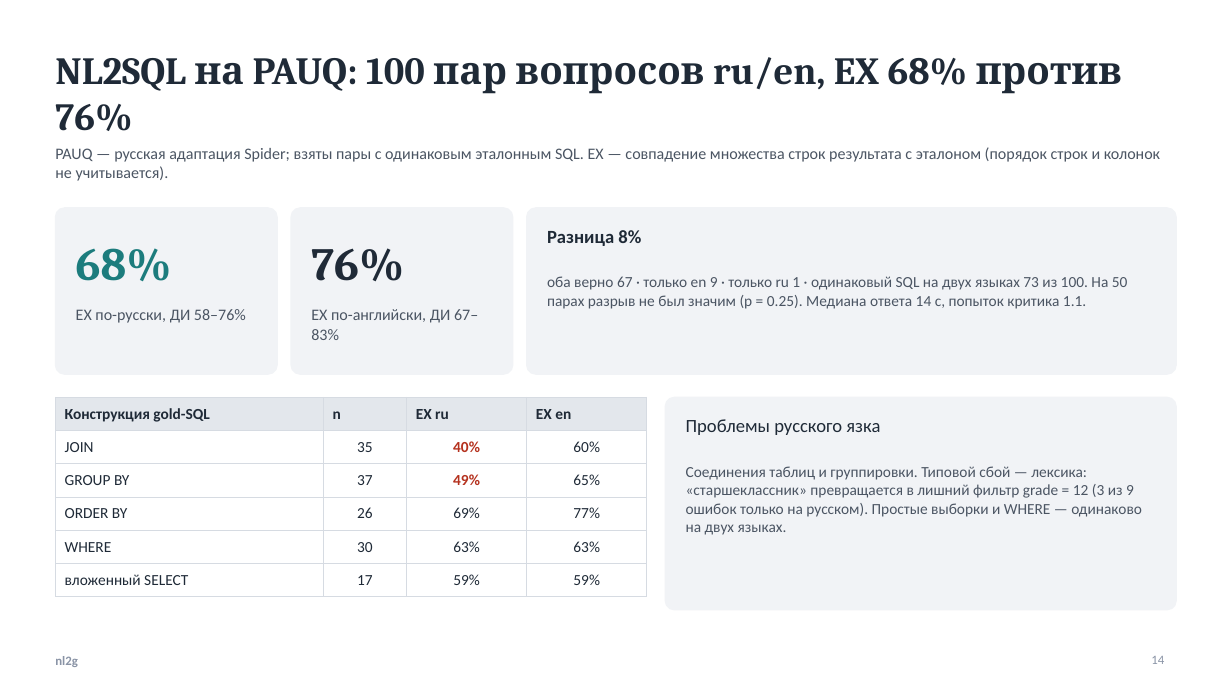
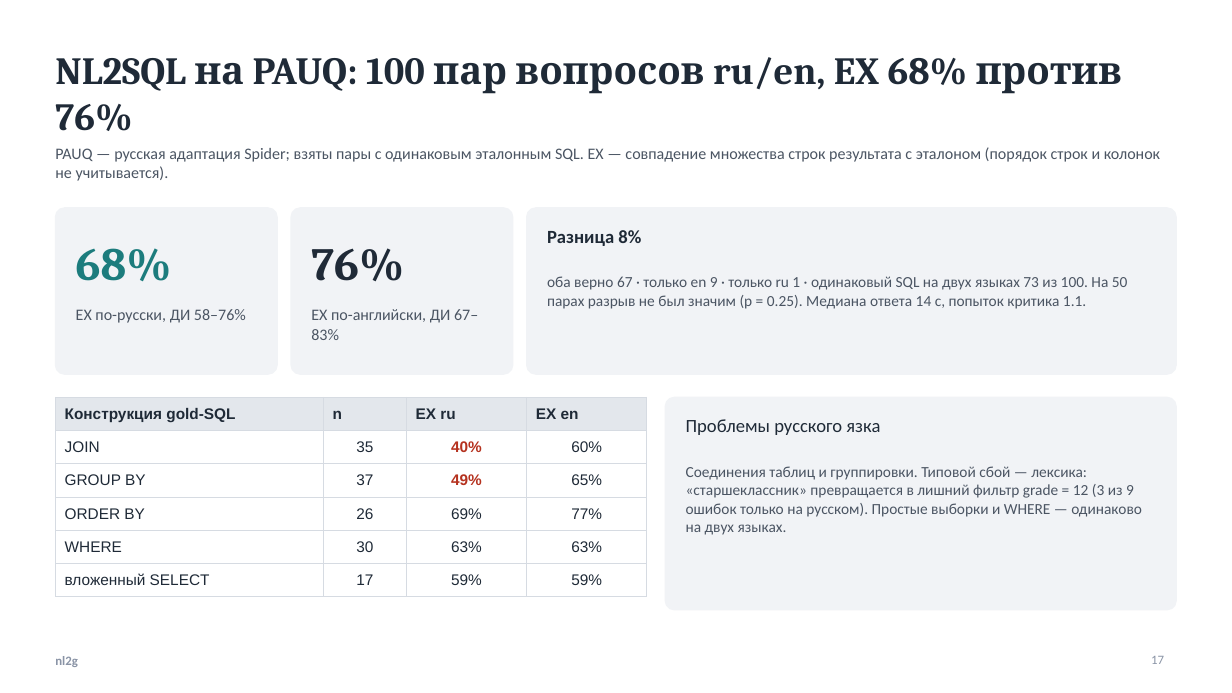
Before and after one commit to kocharyandr/nl2g, a slide deck: slide 17 of docs/presentation_final.pptx (slide 14 before the commit). Drawn at 1232x693 pixels with LibreOffice and Linux fonts; fonts in the diff are those of the drawing. Boxes give left, top, right and bottom in pixels: in the first picture for what was removed or moved away, otherwise in the second. Text is boxed around its words. In the diff, an @@ line names an element or a change of style, - is before the commit and + after.

```diff
--- a/docs/presentation_final.pptx
+++ b/docs/presentation_final.pptx
@@ table at (55, 397, 647, 693) @@
@@ font Calibri to Arial @@
@@ page number at (1151, 656, 1164, 664): text changed @@
-14
+17
```
Also in this commit, not shown: 11 other slides changed, 3 slides added, 5 other files.
